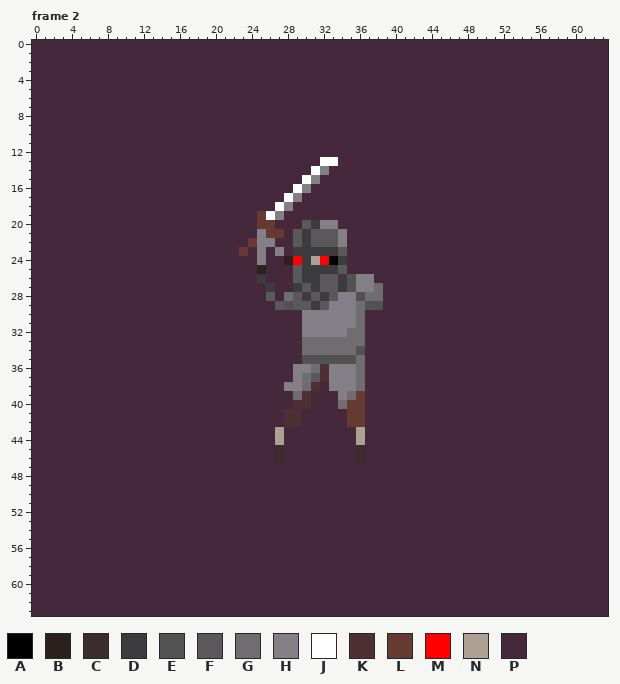
One commit to this pixel-art file: assets/aseprite/skeleton/skeleton_attack.ase. The picture above is the old version.
64x64 pixels, 5 frames. Shown: frame 2. The commit also changed other frames, which this record leaves out.
Visible layers, top first: "front (arms)/front_arms/gloves", "front (arms)/front_arms/arms_armor", "front (arms)/front_arms/arms_jacket", "front (arms)/front_arms/arms", "front (arms)/front_arms/weapon", "head/headwear/viking_helmet_closed", "head/heads/head_0", "body/armor", "body/jacket", "body/pants", "body/boots", "body/body", "back (arms)/back_arms/arms_armor", "back (arms)/back_arms/arms_jacket", "back (arms)/back_arms/arms", "bg/bg".
Palette (. is transparent): A #000000  B #2b211d  C #3d2c2e  D #3c3b3d  E #525252  F #5a585b  G #6f6d70  H #847e87  J #ffffff  K #4e2f33  L #663931  M #ff0000  N #ada194  P #45283c
Pixels before, frame 2 (only the part around the change), first column x 19:
34 PPPPPPPPPPPGGGGGGEPPPPPPP
35 PPPPPPPPPPPEEEEEEGPPPPPPP
36 PPPPPPPPPPHHGKHHHGPPPPPPP
37 PPPPPPPPPPHGFKHHHGPPPPPPP
38 PPPPPPPPPHHGKPHHHGPPPPPPP
39 PPPPPPPPPPGKPPPHGLPPPPPPP
40 PPPPPPPPPPKKPPPGLLPPPPPPP
41 PPPPPPPPPKKPPPPPLLPPPPPPP
42 PPPPPPPPPKKPPPPPLLPPPPPPP
43 PPPPPPPPNPPPPPPPPNPPPPPPP
44 PPPPPPPPNPPPPPPPPNPPPPPPP
45 PPPPPPPPCPPPPPPPPCPPPPPPP
46 PPPPPPPPCPPPPPPPPCPPPPPPP
47 PPPPPPPPPPPPPPPPPPPPPPPPP
48 PPPPPPPPPPPPPPPPPPPPPPPPP
49 PPPPPPPPPPPPPPPPPPPPPPPPP
50 PPPPPPPPPPPPPPPPPPPPPPPPP
51 PPPPPPPPPPPPPPPPPPPPPPPPP
52 PPPPPPPPPPPPPPPPPPPPPPPPP
53 PPPPPPPPPPPPPPPPPPPPPPPPP
The result:
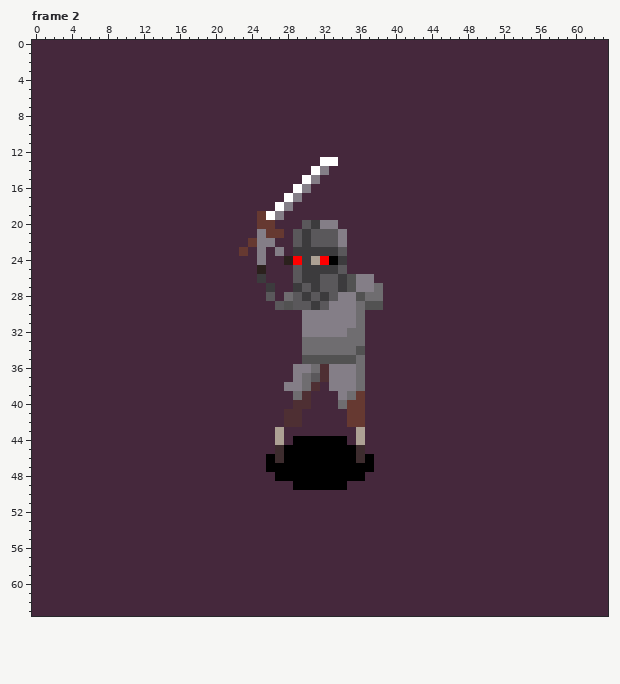
The edit:
layer "shadow" added
Changed rows in their new state; - is an unchanged pixel.
Frame 2, layer "shadow":
first column x 26:
44 ---AAAAAA---
45 --AAAAAAAA--
46 A-AAAAAAAA-A
47 AAAAAAAAAAAA
48 -AAAAAAAAAA-
49 ---AAAAAA---
Where, in picture pixels (left, top, right, bottom), the same in both pictures:
changed: (266, 436, 374, 490)
